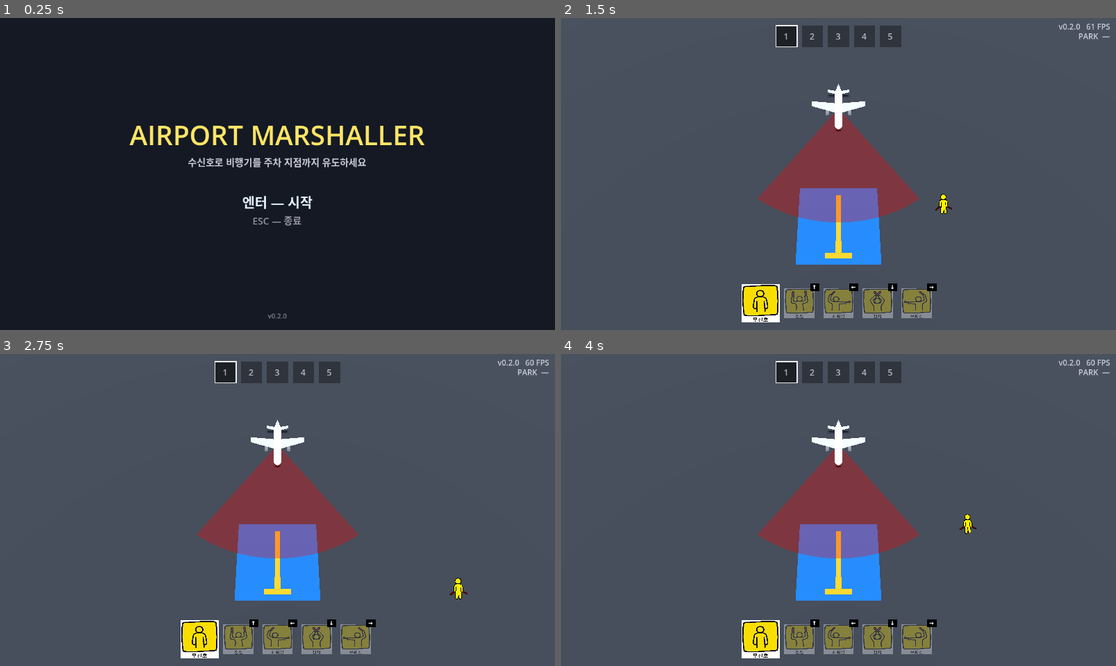
Above: before the commit, frames 1-4 (two rows, left to right).
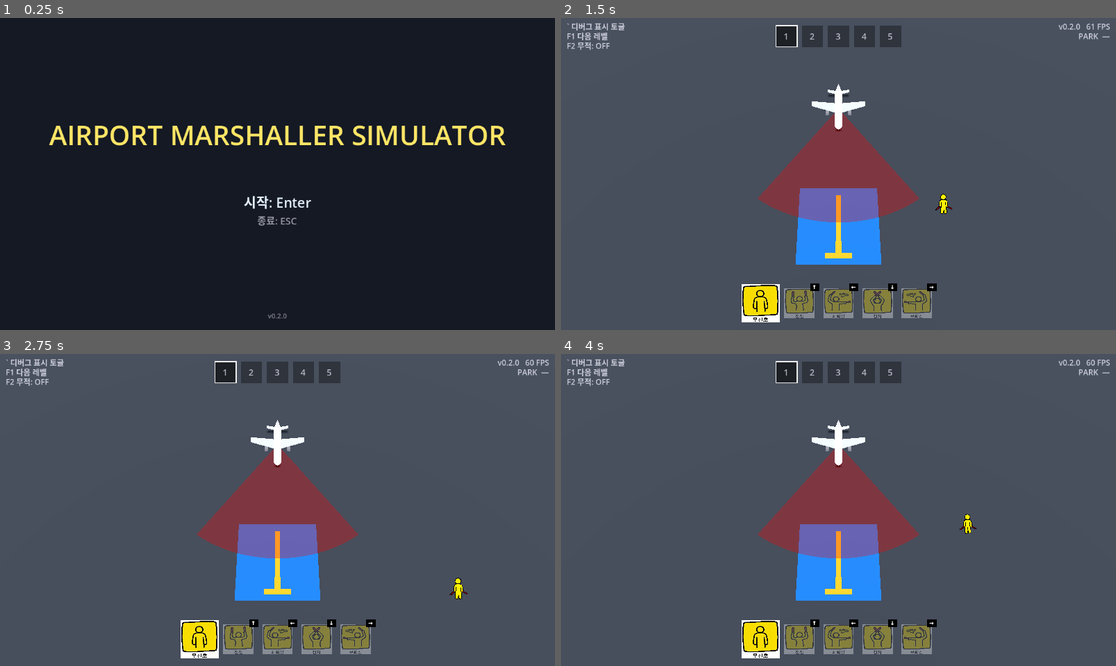
Above: after the commit, the same moments.

Repository: Leusin/project-godot-airport-marshaling-game
Game: Godot game, scene res://src/ui/lobby/lobby.tscn
The game is run twice, just before and just after one commit, with the same random seed, the same clock (stepped at 60 frames per second) and the same inputs. Before the commit the project starts from res://src/core/lobby/lobby.tscn.
Inputs:
- Up to frame 1 (0.25 s): no input
- Up to frame 2 (1.5 s): tap Enter (ui_accept) at 0.5, 0.77 s; hold D (move_right) 0.53-1.28 s; tap Up (signal_advance) at 0.6, 1.35 s; hold S (move_down) from 1.28 s (still down)
- Up to frame 3 (2.75 s): tap Enter (ui_accept) at 1.52 s; release S (move_down) at 2.03 s; hold D (move_right) from 2.03 s (still down); tap Up (signal_advance) at 2.1 s
- Up to frame 4 (4 s): release D (move_right) at 2.78 s; hold W (move_up) 2.78-3.53 s; tap Up (signal_advance) at 2.85, 3.6 s; tap Enter (ui_accept) at 3.02, 3.77 s; hold A (move_left) from 3.53 s (still down)

The runs differ from the first frame. In frame 1, 3.8% of the frame differs, in the area x 8-92%, y 34-67%; in frame 2, 0.3%; in frame 3, 0.3%; in frame 4, 0.3%.

Commit message:
feat: 캠페인 완료 화면·로비 복귀 + 디버그 치트(F1/F2) + 아트 폴리싱
- CampaignCompleteHUD: 마지막 레벨 클리어 후 레벨별 등급 요약 → 확인 시 로비 복귀
  (campaign_finished 시그널, 씬 내비게이션은 Main 담당)
- DebugCheats: F1=레벨 스킵, F2=무적(GameManager.debug_invincible 게이트),
  디버그 HUD 좌측 상단에 키 안내
- 로비를 src/ui/lobby/로 이동, 문구 정리
- 좌/우회전 HUD 아이콘에 비행기 기준 표시(아트), 성공 문구 CLEAR

Co-Authored-By: Claude Opus 4.8 <noreply@anthropic.com>

Diff:
--- a/project.godot
+++ b/project.godot
@@ -12,7 +12,7 @@
 
 config/name="Airport Marshaling Prototype"
 config/version="0.2.0"
-run/main_scene="res://src/core/lobby/lobby.tscn"
+run/main_scene="res://src/ui/lobby/lobby.tscn"
 config/features=PackedStringArray("4.7", "Forward Plus")
 config/icon="res://icon.svg"
 
@@ -78,6 +78,16 @@
 "events": [Object(InputEventKey,"resource_local_to_scene":false,"resource_name":"","device":-1,"window_id":0,"alt_press …(190 unchanged characters)…
 ]
 }
+debug_next_level={
+"deadzone": 0.5,
+"events": [Object(InputEventKey,"resource_local_to_scene":false,"resource_name":"","device":-1,"window_id":0,"alt_pressed":false,"shift_pressed":false,"ctrl_pressed":false,"meta_pressed":false,"pressed":false,"keycode":0,"physical_keycode":4194332,"key_label":0,"unicode":0,"location":0,"echo":false,"script":null)
+]
+}
+debug_invincible={
+"deadzone": 0.5,
+"events": [Object(InputEventKey,"resource_local_to_scene":false,"resource_name":"","device":-1,"window_id":0,"alt_pressed":false,"shift_pressed":false,"ctrl_pressed":false,"meta_pressed":false,"pressed":false,"keycode":0,"physical_keycode":4194333,"key_label":0,"unicode":0,"location":0,"echo":false,"script":null)
+]
+}
 
 [layer_names]
 
--- a/src/core/main_game/Main.tscn
+++ b/src/core/main_game/Main.tscn
@@ -12,14 +12,16 @@
 [ext_resource type="PackedScene" uid="uid://cdk1g7glhd1ni" path="res://src/gameplay/marshaller/marshaller.tscn" id="21_marshaller"]
 [ext_resource type="Script" uid="uid://bp7k3xrawm2n" path="res://src/gameplay/marshaller/player_controller.gd" id="22_player_controller_script"]
 [ext_resource type="PackedScene" uid="uid://bg46yneanlcpr" path="res://src/gameplay/aircraft/aircraft.tscn" id="23_aircraft"]
-[ext_resource type="Script" path="res://src/core/main_game/main_game.gd" id="25_main_game_script"]
-[ext_resource type="Script" path="res://src/core/main_game/campaign_manager.gd" id="26_campaign_manager_script"]
+[ext_resource type="Script" uid="uid://vwnt88hwu6yh" path="res://src/core/main_game/main_game.gd" id="25_main_game_script"]
+[ext_resource type="Script" uid="uid://belp6e41ga346" path="res://src/core/main_game/campaign_manager.gd" id="26_campaign_manager_script"]
 [ext_resource type="PackedScene" path="res://src/gameplay/levels/level_01.tscn" id="27_level_01"]
 [ext_resource type="PackedScene" path="res://src/gameplay/levels/level_02.tscn" id="28_level_02"]
 [ext_resource type="PackedScene" path="res://src/gameplay/levels/level_03.tscn" id="29_level_03"]
 [ext_resource type="PackedScene" path="res://src/gameplay/levels/level_04.tscn" id="30_level_04"]
 [ext_resource type="PackedScene" path="res://src/gameplay/levels/level_05.tscn" id="31_level_05"]
-[ext_resource type="Script" path="res://src/ui/level_progress_hud.gd" id="32_level_progress_hud_script"]
+[ext_resource type="Script" uid="uid://cd05dyidukyp5" path="res://src/ui/level_progress_hud.gd" id="32_level_progress_hud_script"]
+[ext_resource type="Script" uid="uid://bkiyit7f8882w" path="res://src/ui/campaign_complete_hud.gd" id="33_campaign_complete_hud_script"]
+[ext_resource type="Script" uid="uid://kmu680eryf0s" path="res://src/debug/debug_cheats.gd" id="34_debug_cheats_script"]
 
 [node name="MainGame" type="Node" unique_id=366331269]
 process_mode = 3
@@ -43,7 +45,7 @@
 [node name="PlayerController" type="Node" parent="Systems" unique_id=800287118 groups=["player_controller"]]
 script = ExtResource("22_player_controller_script")
 
-[node name="CampaignManager" type="Node" parent="Systems" groups=["campaign_manager"]]
+[node name="CampaignManager" type="Node" parent="Systems" unique_id=287884390 groups=["campaign_manager"]]
 script = ExtResource("26_campaign_manager_script")
 levels = Array[PackedScene]([ExtResource("27_level_01"), ExtResource("28_level_02"), ExtResource("29_level_03"), ExtResource("30_level_04"), ExtResource("31_level_05")])
 
@@ -102,7 +104,7 @@
 mouse_filter = 2
 script = ExtResource("14_parking_grade_hud_script")
 
-[node name="LevelProgressHUD" type="Control" parent="HudLayer/HudRoot"]
+[node name="LevelProgressHUD" type="Control" parent="HudLayer/HudRoot" unique_id=871640705]
 layout_mode = 1
 anchors_preset = 15
 anchor_right = 1.0
@@ -133,6 +135,16 @@
 grow_vertical = 2
 mouse_filter = 2
 script = ExtResource("12_success_hud_script")
+
+[node name="CampaignCompleteHUD" type="Control" parent="HudLayer/HudRoot" unique_id=95862563]
+layout_mode = 1
+anchors_preset = 15
+anchor_right = 1.0
+anchor_bottom = 1.0
+grow_horizontal = 2
+grow_vertical = 2
+mouse_filter = 2
+script = ExtResource("33_campaign_complete_hud_script")
 
 [node name="PauseLayer" type="CanvasLayer" parent="." unique_id=769809098]
 process_mode = 3
@@ -173,3 +185,6 @@
 grow_vertical = 2
 mouse_filter = 2
 script = ExtResource("13_debug_hud_script")
+
+[node name="DebugCheats" type="Node" parent="DebugLayer" unique_id=1205313080]
+script = ExtResource("34_debug_cheats_script")
--- a/src/core/main_game/campaign_manager.gd
+++ b/src/core/main_game/campaign_manager.gd
@@ -6,11 +6,17 @@
 ## 레벨 씬 교체가 끝났을 때 방출. Main이 GameManager.start_level로 잇는다.
 signal level_loaded
 
+## 완료 화면에서 확인 입력까지 끝나 캠페인이 완전히 종료됐을 때 방출. 다음 흐름(로비 복귀)은 Main이 정한다.
+signal campaign_finished
+
 ## 캠페인 레벨 순서. 각 항목은 스폰 마커·주차존·장애물을 포함한 레벨 씬.
 @export var levels: Array[PackedScene] = []
 
 var _level_index := 0
 var _last_completed := false
+
+## 전 레벨 클리어 후 완료 화면이 떠 있는 상태. 완료 HUD가 읽어 표시한다.
+var is_complete := false
 
 ## 레벨별 최고 클리어 등급 (미클리어는 null). 저장 시스템이 붙으면 이 배열을 직렬화한다.
 var grades: Array = []
@@ -53,8 +59,15 @@
 	_last_completed = false
 
 ## 종료 화면 확인 입력 뒤의 진행 결정: 클리어면 다음 레벨, 실패면 재시작.
+## 마지막 레벨을 클리어했으면 완료 화면으로 전환하고, 완료 화면에서 한 번 더 확인하면 캠페인 종료.
 func advance() -> void:
+	if is_complete:
+		campaign_finished.emit()
+		return
 	if _last_completed:
+		if _level_index == levels.size() - 1:
+			is_complete = true
+			return
 		next_level()
 	else:
 		restart_level()
--- a/src/core/main_game/game_manager.gd
+++ b/src/core/main_game/game_manager.gd
@@ -27,6 +27,9 @@
 
 var _is_game_over := false
 var _is_success := false
+
+## 디버그 무적: 켜져 있으면 hazard 충돌을 게임오버로 해석하지 않는다. DebugCheats가 토글, 디버그 HUD가 표시.
+var debug_invincible := false
 
 ## 확정 버튼을 누른 순간 채점한 주차 등급 스냅샷. 유예 뒤 위치가 흔들려도 눌렀을 때 값으로 판정한다.
 var _final_grade: ParkingGrade.Grade = ParkingGrade.Grade.B
@@ -138,6 +141,8 @@
 	return ParkingGrade.evaluate(metrics["position_error"], metrics["angle_error"])
 
 func trigger_game_over() -> void:
+	if debug_invincible:
+		return
 	if _is_game_over or _is_success:
 		return
 	_is_game_over = true
--- a/src/core/main_game/main_game.gd
+++ b/src/core/main_game/main_game.gd
@@ -1,14 +1,22 @@
 extends Node
 ## Main 씬 루트 = 조립(배선) 지점. CampaignManager(레벨 교체)와 GameManager(현재 레벨 플레이)를
 ## 시그널로 잇는다 — 두 매니저는 서로를 직접 참조하지 않고, 연결 관계는 여기 한 곳에만 있다.
+## 씬 사이 내비게이션(캠페인 종료 → 로비)도 조립 지점인 여기가 담당한다.
+
+const LOBBY_SCENE := "res://src/ui/lobby/lobby.tscn"
 
 @onready var _campaign: Node = $Systems/CampaignManager
 @onready var _game: Node = $Systems/GameManager
 
 func _ready() -> void:
 	_campaign.level_loaded.connect(_game.start_level)
+	_campaign.campaign_finished.connect(_on_campaign_finished)
 	_game.level_completed.connect(_campaign.on_level_completed)
 	_game.level_failed.connect(_campaign.on_level_failed)
 	_game.advance_requested.connect(_campaign.advance)
 	# 배선이 끝난 뒤 첫 레벨을 로드한다.
 	_campaign.restart_level()
+
+func _on_campaign_finished() -> void:
+	get_tree().paused = false
+	get_tree().change_scene_to_file(LOBBY_SCENE)
--- /dev/null
+++ b/src/debug/debug_cheats.gd
@@ -0,0 +1,24 @@
+extends Node
+## 개발용 치트 입력. 디버그 빌드에서만 동작하며 릴리스에서는 스스로 꺼진다.
+##  - F1: 다음 레벨로 강제 스킵 (캠페인에 위임)
+##  - F2: 플레이어 무적 토글 (GameManager의 debug_invincible — hazard 충돌을 무시)
+## 키 안내는 디버그 HUD 좌측 상단에 표시된다.
+
+var _campaign: Node
+var _game_manager: Node
+
+func _ready() -> void:
+	process_mode = Node.PROCESS_MODE_ALWAYS
+	if not OS.is_debug_build():
+		set_process_input(false)
+		return
+	_campaign = SceneQuery.require_single(GameGroups.CAMPAIGN_MANAGER)
+	_game_manager = SceneQuery.require_single(GameGroups.GAME_MANAGER)
+
+func _input(event: InputEvent) -> void:
+	if event.is_action_pressed("debug_next_level"):
+		if _campaign != null and not _campaign.is_complete:
+			_campaign.next_level()
+	elif event.is_action_pressed("debug_invincible"):
+		if _game_manager != null:
+			_game_manager.debug_invincible = not _game_manager.debug_invincible
--- a/src/debug/debug_hud.gd
+++ b/src/debug/debug_hud.gd
@@ -4,10 +4,12 @@
 ## 개발 빌드에서는 ` (백틱) 키로 껐다 켤 수 있고, 릴리스 빌드에서는 아예 숨긴다.
 
 const RIGHT_MARGIN := 12.0
+const LEFT_MARGIN := 12.0
 const TOP_MARGIN := 24.0
 const LINE_HEIGHT := 20.0
 const FONT_SIZE := 16
 const TEXT_COLOR := Color(0.9, 0.9, 0.95, 0.85)
+const CHEAT_ON_COLOR := Color(1.0, 0.6, 0.3, 0.95)
 
 var _version := "0.0.0"
 var _game_manager: Node
@@ -42,6 +44,19 @@
 		draw_string(font, Vector2(0.0, baseline), lines[index],
 			HORIZONTAL_ALIGNMENT_RIGHT, size.x - RIGHT_MARGIN, FONT_SIZE, TEXT_COLOR)
 
+	# 좌측 상단: 디버그 치트 키 안내 (켜진 치트는 색으로 강조).
+	var invincible: bool = _game_manager != null and _game_manager.debug_invincible
+	var cheats := [
+		["` 디버그 표시 토글", false],
+		["F1 다음 레벨", false],
+		["F2 무적: %s" % ("ON" if invincible else "OFF"), invincible],
+	]
+	for index in cheats.size():
+		var baseline := TOP_MARGIN + index * LINE_HEIGHT
+		draw_string(font, Vector2(LEFT_MARGIN, baseline), cheats[index][0],
+			HORIZONTAL_ALIGNMENT_LEFT, size.x, FONT_SIZE,
+			CHEAT_ON_COLOR if cheats[index][1] else TEXT_COLOR)
+
 ## 주차 정확도 원자료(겹침·위치·각도)를 GameManager에서 읽어 튜닝용으로 표시. 겹침이 없으면 "PARK —".
 ## 등급 자체는 게임 HUD(ParkingGradeHUD)가 담당.
 func _parking_lines() -> PackedStringArray:
--- a/src/gameplay/aircraft/aircraft.tscn
+++ b/src/gameplay/aircraft/aircraft.tscn
@@ -8,8 +8,14 @@
 [sub_resource type="BoxShape3D" id="BoxShape3D_aircraft_fuselage"]
 size = Vector3(0.5, 0.5, 3.5)
 
-[sub_resource type="BoxShape3D" id="BoxShape3D_aircraft_wings"]
-size = Vector3(3.5, 0.1, 1)
+[sub_resource type="BoxShape3D" id="BoxShape3D_7numd"]
+size = Vector3(1.6, 0.1, 0.5)
+
+[sub_resource type="BoxShape3D" id="BoxShape3D_yf5fn"]
+size = Vector3(0.3, 0.5, 0.24)
+
+[sub_resource type="BoxShape3D" id="BoxShape3D_57qmd"]
+size = Vector3(0.3, 0.5, 0.24)
 
 [sub_resource type="ShaderMaterial" id="ShaderMaterial_n1efi"]
 render_priority = 0
@@ -36,9 +42,21 @@
 transform = Transform3D(1, 0, 0, 0, 1, 0, 0, 0, 1, 0, 0, -0.1)
 shape = SubResource("BoxShape3D_aircraft_fuselage")
 
-[node name="Wings" type="CollisionShape3D" parent="AircraftHitbox" unique_id=290127003]
-transform = Transform3D(1, 0, 0, 0, 1, 0, 0, 0, 1, 0, -0.045752585, -0.22799814)
-shape = SubResource("BoxShape3D_aircraft_wings")
+[node name="LeftWing" type="CollisionShape3D" parent="AircraftHitbox" unique_id=290127003]
+transform = Transform3D(0.9945219, 0, 0.104528464, 0, 1, 0, -0.104528464, 0, 0.9945219, 1, -0.05, -0.36)
+shape = SubResource("BoxShape3D_7numd")
+
+[node name="LeftJetEngine" type="CollisionShape3D" parent="AircraftHitbox" unique_id=2102178695]
+transform = Transform3D(0.99999976, 7.450581e-09, -3.256753e-16, 0, -4.3711378e-08, -1, -7.450581e-09, 0.99999976, -4.371139e-08, -0.726, -0.21, 0.1)
+shape = SubResource("BoxShape3D_yf5fn")
+
+[node name="RightWing" type="CollisionShape3D" parent="AircraftHitbox" unique_id=1311595868]
+transform = Transform3D(0.9945219, 0, -0.104528464, 0, 1, 0, 0.104528464, 0, 0.9945219, -0.991, -0.05, -0.36)
+shape = SubResource("BoxShape3D_7numd")
+
+[node name="RightJetEngine" type="CollisionShape3D" parent="AircraftHitbox" unique_id=1682156013]
+transform = Transform3D(0.9999999, -7.450581e-09, 2.220446e-16, 0, -4.3711385e-08, -1, 7.450581e-09, 0.9999999, -4.3711385e-08, 0.736, -0.21, 0.1)
+shape = SubResource("BoxShape3D_57qmd")
 
 [node name="AircraftVision" type="MeshInstance3D" parent="." unique_id=201074549]
 mesh = SubResource("QuadMesh_4eu2l")
--- /dev/null
+++ b/src/ui/campaign_complete_hud.gd
@@ -0,0 +1,48 @@
+extends Control
+## 캠페인 완료 화면. 전 레벨 클리어 후(campaign.is_complete) 레벨별 등급 요약을 전체 화면으로
+## 보여준다. 캠페인 상태를 읽어 표시만 하고, 진행(로비 복귀)은 기존 확인 입력 경로가 처리한다.
+
+const TITLE_COLOR := Color(0.3, 1.0, 0.3)
+const LEVEL_COLOR := Color(0.85, 0.85, 0.9)
+const GRADE_COLOR := Color(1.0, 0.9, 0.4)
+const PROMPT_COLOR := Color(0.8, 0.8, 0.8)
+const BG_COLOR := Color(0.02, 0.08, 0.05, 0.92)
+const ROW_HEIGHT := 38.0
+
+var _campaign: Node
+
+func _ready() -> void:
+	visible = false
+	process_mode = Node.PROCESS_MODE_ALWAYS
+	_campaign = SceneQuery.require_single(GameGroups.CAMPAIGN_MANAGER)
+
+func _process(_delta: float) -> void:
+	visible = _campaign != null and _campaign.is_complete
+	if visible:
+		queue_redraw()
+
+func _draw() -> void:
+	if _campaign == null:
+		return
+	draw_rect(Rect2(Vector2.ZERO, size), BG_COLOR)
+	var font := ThemeDB.fallback_font
+	var cx := size.x
+	var count: int = _campaign.level_count()
+	var rows_height := count * ROW_HEIGHT
+	var top := size.y / 2.0 - rows_height / 2.0
+
+	draw_string(font, Vector2(0, top - 60.0), "ALL CLEAR",
+		HORIZONTAL_ALIGNMENT_CENTER, cx, 48, TITLE_COLOR)
+
+	# 레벨별 등급 요약: "LEVEL n     등급" 두 열을 중앙 기준으로 나란히.
+	for i in count:
+		var y := top + i * ROW_HEIGHT + ROW_HEIGHT * 0.7
+		var grade = _campaign.grade_of(i)
+		var grade_text: String = ParkingGrade.label(grade) if grade != null else "—"
+		draw_string(font, Vector2(0, y), "LEVEL %d" % (i + 1),
+			HORIZONTAL_ALIGNMENT_RIGHT, cx / 2.0 - 16.0, 24, LEVEL_COLOR)
+		draw_string(font, Vector2(cx / 2.0 + 16.0, y), grade_text,
+			HORIZONTAL_ALIGNMENT_LEFT, cx / 2.0, 24, GRADE_COLOR)
+
+	draw_string(font, Vector2(0, top + rows_height + 50.0), "로비로 이동하기: 엔터 / ESC",
+		HORIZONTAL_ALIGNMENT_CENTER, cx, 24, PROMPT_COLOR)
--- a/src/core/lobby/lobby.gd
+++ b/src/ui/lobby/lobby.gd
@@ -30,13 +30,11 @@
 	var cx := size.x
 	var cy := size.y / 2.0
 	var font := ThemeDB.fallback_font
-	draw_string(font, Vector2(0, cy - 60.0), "AIRPORT MARSHALLER",
+	draw_string(font, Vector2(0, cy - 60.0), "AIRPORT MARSHALLER SIMULATOR",
 		HORIZONTAL_ALIGNMENT_CENTER, cx, 56, TITLE_COLOR)
-	draw_string(font, Vector2(0, cy - 16.0), "수신호로 비행기를 주차 지점까지 유도하세요",
-		HORIZONTAL_ALIGNMENT_CENTER, cx, 20, SUBTITLE_COLOR)
-	draw_string(font, Vector2(0, cy + 70.0), "엔터 — 시작",
+	draw_string(font, Vector2(0, cy + 70.0), "시작: Enter",
 		HORIZONTAL_ALIGNMENT_CENTER, cx, 28, START_COLOR)
-	draw_string(font, Vector2(0, cy + 105.0), "ESC — 종료",
+	draw_string(font, Vector2(0, cy + 105.0), "종료: ESC",
 		HORIZONTAL_ALIGNMENT_CENTER, cx, 20, QUIT_COLOR)
 	draw_string(font, Vector2(0, size.y - 24.0), "v" + _version,
 		HORIZONTAL_ALIGNMENT_CENTER, cx, 14, VERSION_COLOR)
--- a/src/core/lobby/lobby.tscn
+++ b/src/ui/lobby/lobby.tscn
@@ -1,6 +1,6 @@
 [gd_scene format=3]
 
-[ext_resource type="Script" path="res://src/core/lobby/lobby.gd" id="1_lobby_script"]
+[ext_resource type="Script" uid="uid://b134fpojjnajq" path="res://src/ui/lobby/lobby.gd" id="1_lobby_script"]
 
 [node name="Lobby" type="Control"]
 layout_mode = 3
Binary file changed: assets/sprites/hud_icons/signal_turn_left.png
Binary file changed: assets/sprites/hud_icons/signal_turn_right.png
Not shown, added: src/debug/debug_cheats.gd.uid
Not shown, added: src/ui/campaign_complete_hud.gd.uid
Renamed: src/core/lobby/lobby.gd.uid -> src/ui/lobby/lobby.gd.uid
Not shown, changed: docs/DEVLOG.md
Not shown, changed: docs/ROADMAP.md
